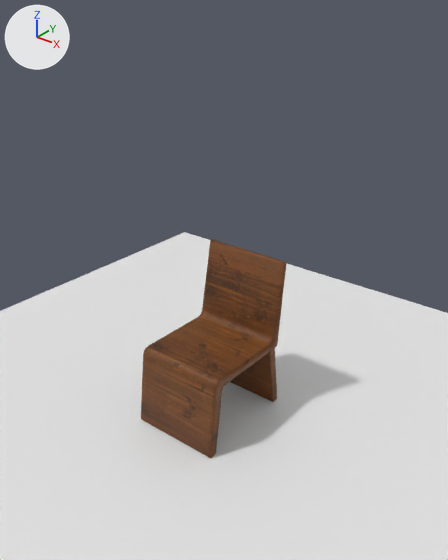
What one commit did to the glTF model C.glb.
One viewpoint serves both versions: a 50 mm lens placed at (1.89, -2.24, 2.25), pointed at (0.11, -0.01, 0.87). Arrows for +X, +Y and +Z are at upper left; the lights stay in place. The older version comes first. Where no turn or scale is listed for an object, it has been applied to the vertices.
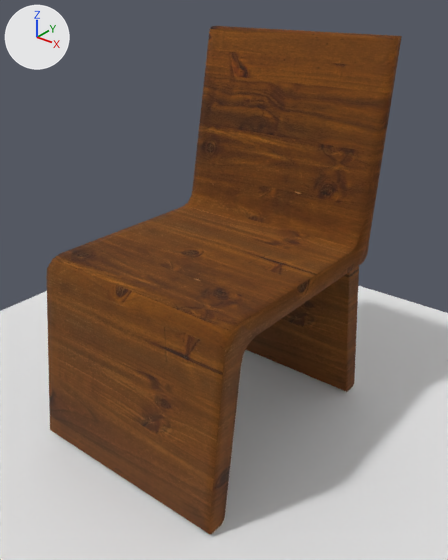
Boxes (x1, y1, x2, y2) around the edits, measured in the pictures (448 x 560 px):
```json
{"object": "Cube", "change": "surface changed, moved, rescaled", "before": [141, 239, 286, 458], "after": [46, 26, 402, 534], "on screen": "145% wider, 131% taller"}
```

Edits to the scene script, one JSON object a line:
```json
{"op": "set", "path": "mat_material_001.roughness", "old": "0.6", "new": "1.0"}
{"op": "set", "path": "ob_cube.location", "old": "(0.0, 0.0, 0.225)", "new": "(0.0, 0.0, 0.512)"}
{"op": "set", "path": "ob_cube.scale", "old": "(0.225, 0.225, 0.225)", "new": "(0.5, 0.5, 0.5)"}
```
